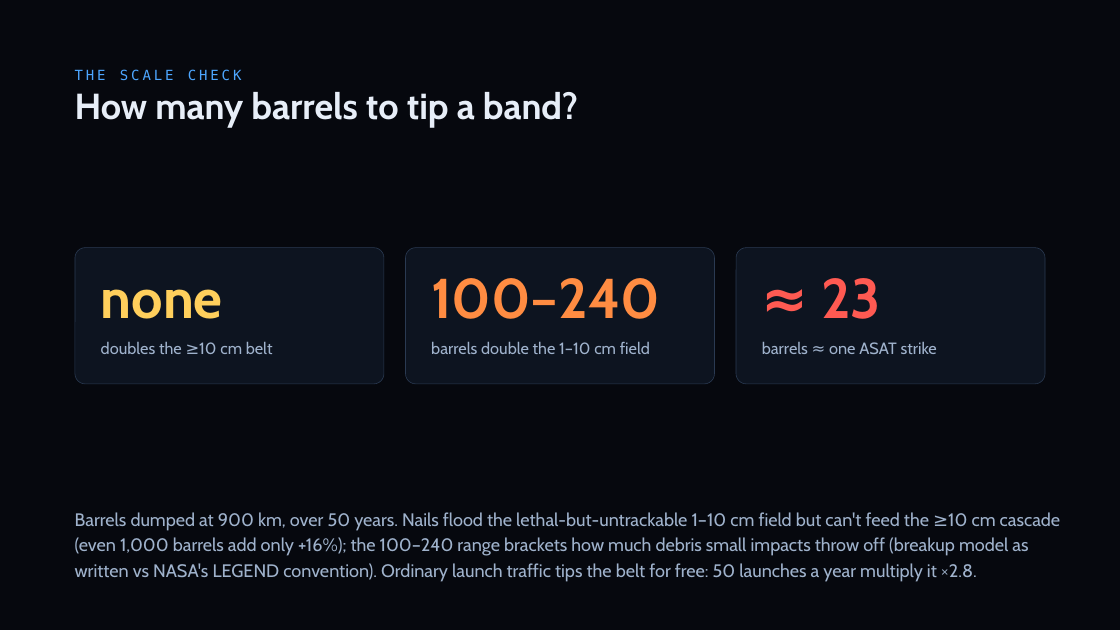
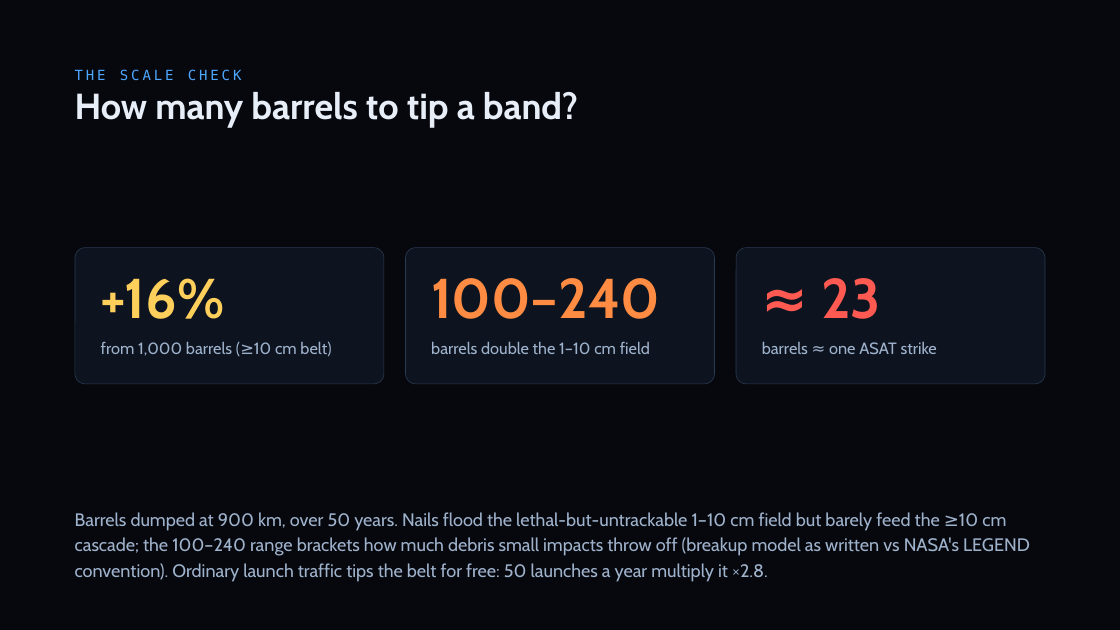
Before and after one commit to TimKadyrov/DebrisCascade, a slide deck: slide 11 of Barrel of Nails — Kessler Study.pptx (slide 17 before the commit). Drawn at 1120x630 pixels with LibreOffice and Linux fonts; fonts in the diff are those of the drawing. Boxes give left, top, right and bottom in pixels: in the first picture for what was removed or moved away, otherwise in the second. Text is boxed around its words. In the diff, an @@ line names an element or a change of style, - is before the commit and + after.

```diff
--- a/Barrel of Nails — Kessler Study.pptx
+++ b/Barrel of Nails — Kessler Study.pptx
@@ text at <box>101,278,225,319</box>: text changed @@
-none
++16%
@@ text at <box>101,341,331,356</box>: text changed @@
-doubles the ≥10 cm belt
+from 1,000 barrels (≥10 cm belt)
@@ text at <box>75,512,1030,582</box>: text changed @@
-Barrels dumped at 900 km, over 50 years. Nails flood the lethal-but-untrackable 1–10 cm field but can't feed the ≥10 cm cascade (even 1,000 barrels add only +16%); the 100–240 range brackets how much debris small impacts throw off (breakup model as written vs NASA's LEGEND convention). Ordinary launch traffic tips the belt for free: 50 launches a year multiply it ×2.8.
+Barrels dumped at 900 km, over 50 years. Nails flood the lethal-but-untrackable 1–10 cm field but barely feed the ≥10 cm cascade; the 100–240 range brackets how much debris small impacts throw off (breakup model as written vs NASA's LEGEND convention). Ordinary launch traffic tips the belt for free: 50 launches a year multiply it ×2.8.
```
Also in this commit, not shown: 10 other slides changed, 1 slide removed, 14 other files.
